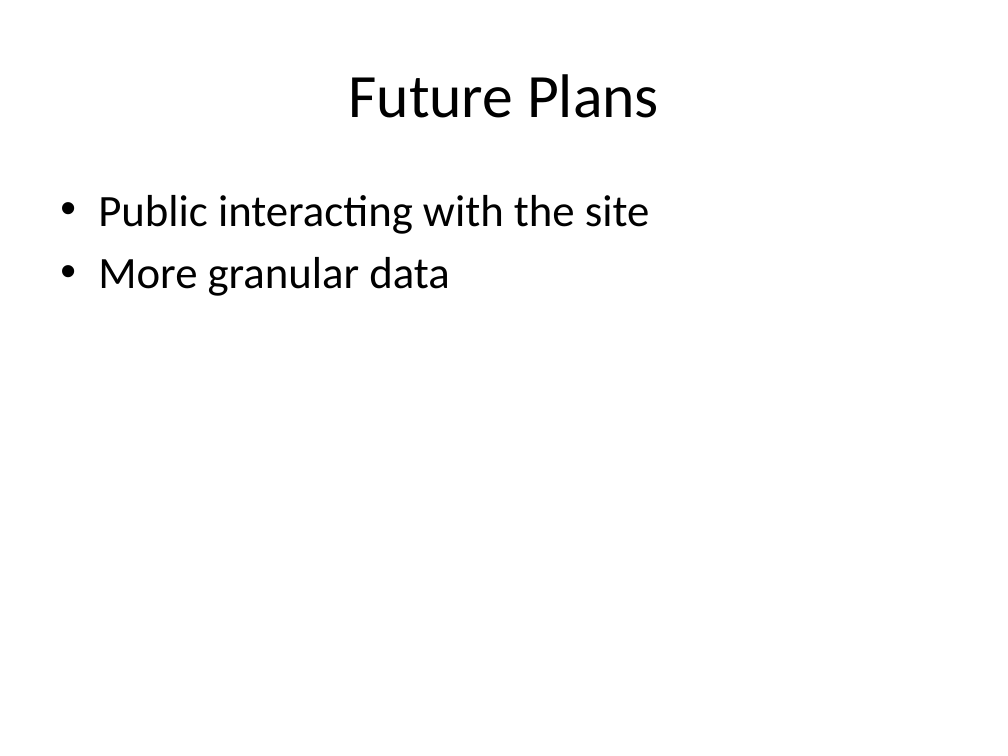
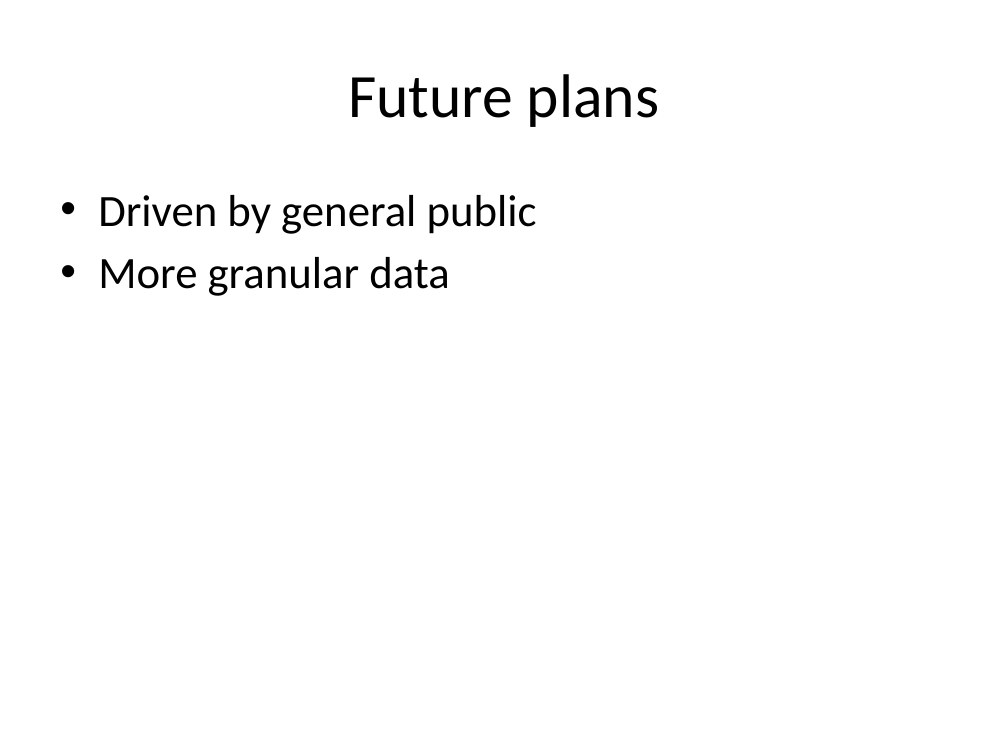
Before and after one commit to saravananselvamani/heathavailability, a slide deck: slide 7 of public/hackathon.pptx. Drawn at 1008x756 pixels with LibreOffice and Linux fonts; fonts in the diff are those of the drawing. Boxes give left, top, right and bottom in pixels: in the first picture for what was removed or moved away, otherwise in the second. Text is boxed around its words. In the diff, an @@ line names an element or a change of style, - is before the commit and + after.

Commit message:
updated file

```diff
--- a/public/hackathon.pptx
+++ b/public/hackathon.pptx
@@ title at (x1=348, y1=74, x2=659, y2=127): text changed @@
-Future Plans
+Future plans
@@ text at (x1=98, y1=195, x2=537, y2=234): text changed @@
-• Public interacting with the site
+• Driven by general public
```
Also in this commit, not shown: 3 other slides changed, 4 slides added, 3 slides removed.
